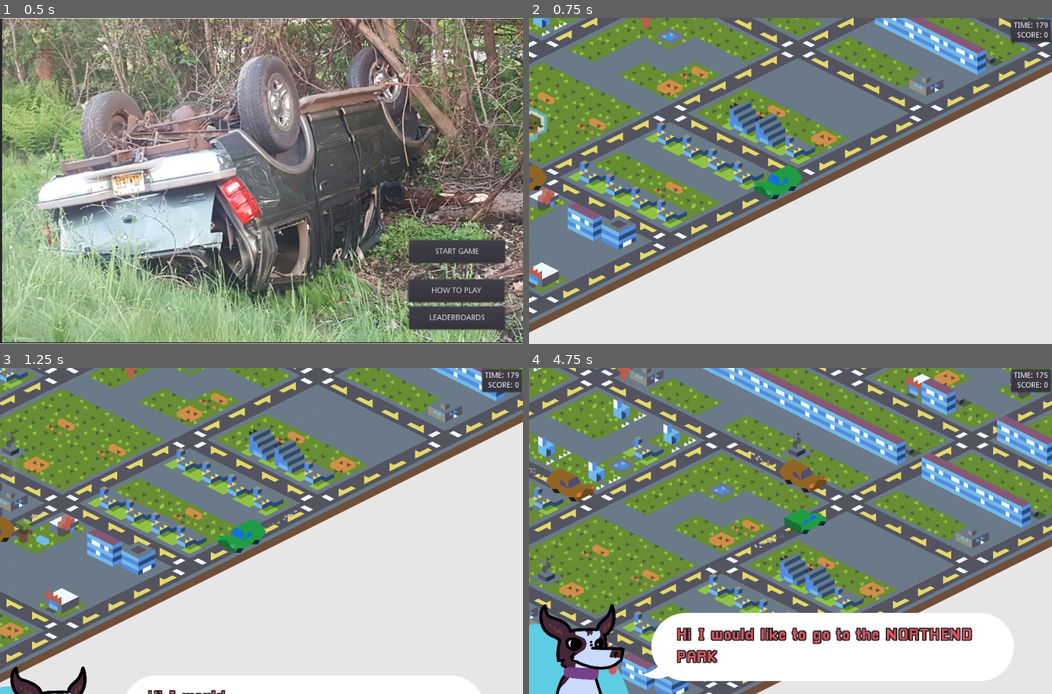
Above: before the commit, frames 1-4 (two rows, left to right).
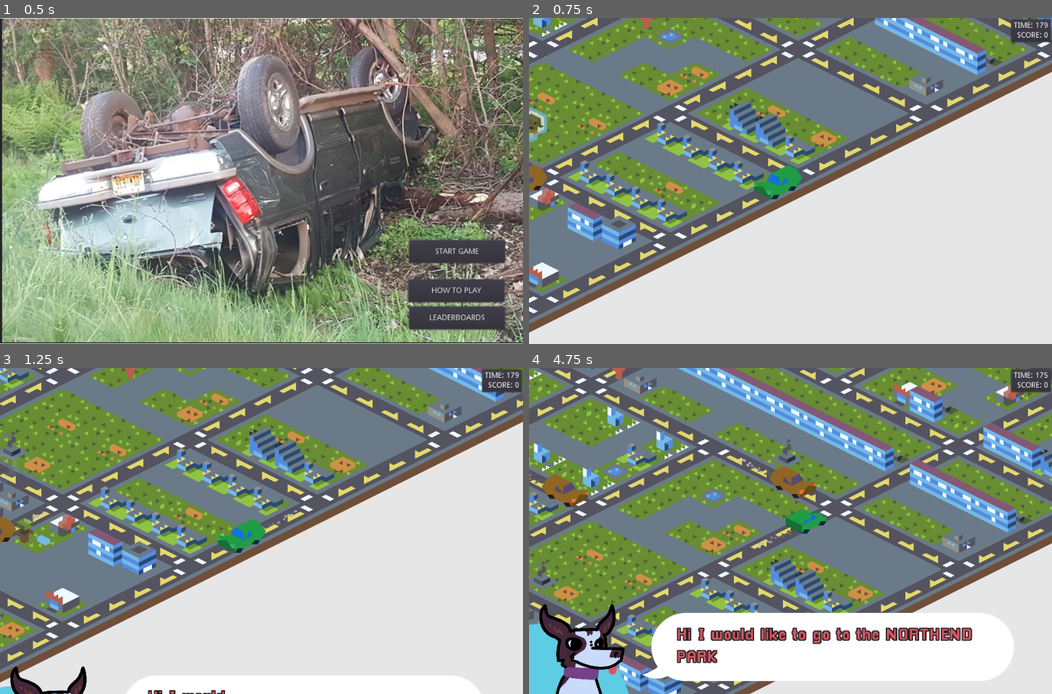
Above: after the commit, the same moments.

Repository: DevinPentecost/gmtkjam-2019
Game: Godot game, scene res://main_scenes/main_menu.tscn
Two runs of this game, one before a commit and one after it. Both use one fixed random seed, a clock stepped at 60 frames per second and the inputs below. Sound files missing from this copy of the repository are replaced by a short silence.
Inputs (mouse positions are in pixels of both pictures, inside the frame that each line leads up to):
- Up to frame 1 (0.5 s): no input
- Up to frame 2 (0.75 s): click "START GAME" at 0.5 s
- Up to frame 3 (1.25 s): no input
- Up to frame 4 (4.75 s): tap Enter at 1.25 s; move the mouse to (905, 514) at 1.27 s; hold Right (player_turn_right) 1.28-2.03 s; hold Up (player_turn_straight) 1.28-2.03 s; click (905, 514) at 1.42 s; move the mouse to (685, 547) at 2.02 s; hold Left (player_turn_left) 2.03-2.78 s; tap Up (player_turn_straight) at 2.1, 3.6 s; move the mouse to (842, 459) at 2.77 s; hold Up (player_turn_straight) 2.78-3.53 s; hold Right (player_turn_right) 2.78-4.28 s; move the mouse to (764, 596) at 3.52 s; click (764, 596) at 3.67 s; move the mouse to (947, 579) at 4.27 s; hold Left (player_turn_left) from 4.28 s (still down); hold Up (player_turn_straight) from 4.28 s (still down)

Frame 1 is identical in both runs. In frame 2, 0.7% of the frame differs, in the area x 0-100%, y 0-96%; in frame 3, 3.6%; in frame 4, 43%, in the area x 0-100%, y 0-100%.

Commit message:
oops

Diff:
--- a/project/objects/car/PlayerCar.gd
+++ b/project/objects/car/PlayerCar.gd
@@ -28,7 +28,7 @@
 	$PlayerCamera.zoom = Vector2(zoom, zoom)
 
 	#Adjust speed
-	accelleration = min(4, accelleration)
+	accelleration = max(4, accelleration)
 	speed += accelleration * delta
 	speed = max(min(speed, max_speed), min_speed)
 
